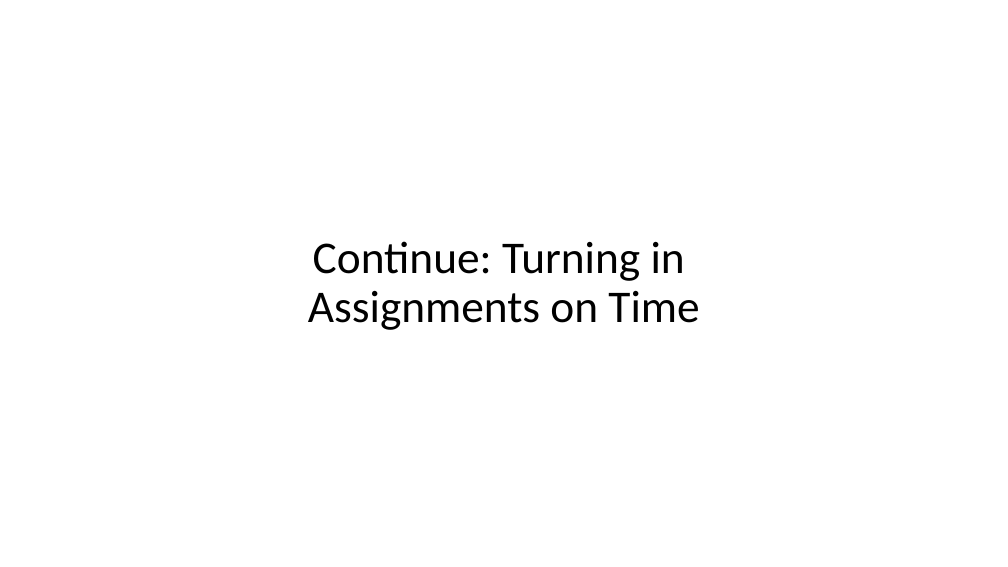
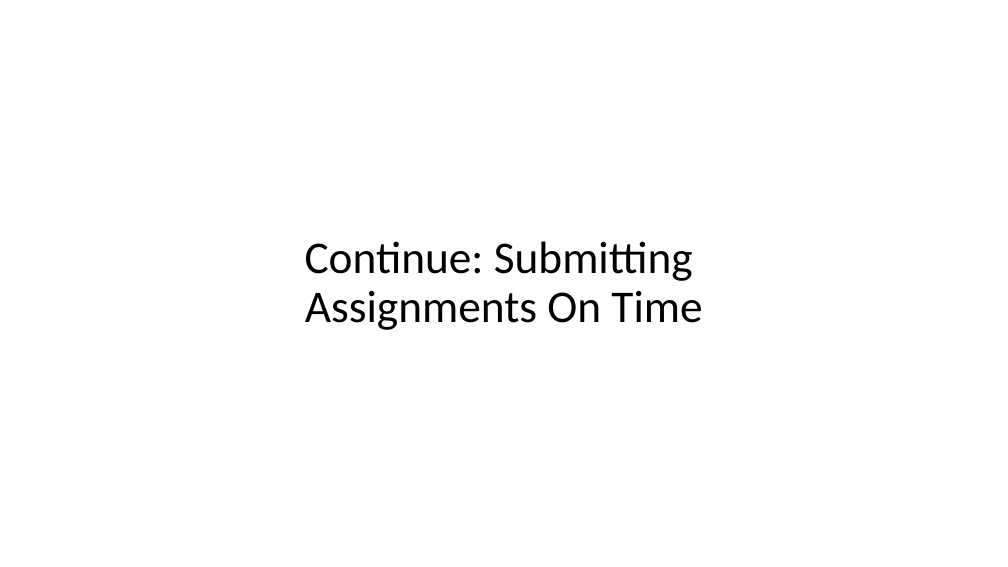
Before and after one commit to EricJPogue/CPSC-24500, a slide deck: slide 6 of lecture-slides/2020-01-28-oop.pptx (slide 5 before the commit). Drawn at 1008x567 pixels with LibreOffice and Linux fonts; fonts in the diff are those of the drawing. Boxes give left, top, right and bottom in pixels: in the first picture for what was removed or moved away, otherwise in the second. Text is boxed around its words. In the diff, an @@ line names an element or a change of style, - is before the commit and + after.

```diff
--- a/lecture-slides/2020-01-28-oop.pptx
+++ b/lecture-slides/2020-01-28-oop.pptx
@@ title at (x1=305, y1=241, x2=702, y2=330): text changed @@
-Continue: Turning in
-Assignments on Time
+Continue: Submitting
+Assignments On Time
```
Also in this commit, not shown: 3 other slides changed, 4 slides added, 1 other file.
